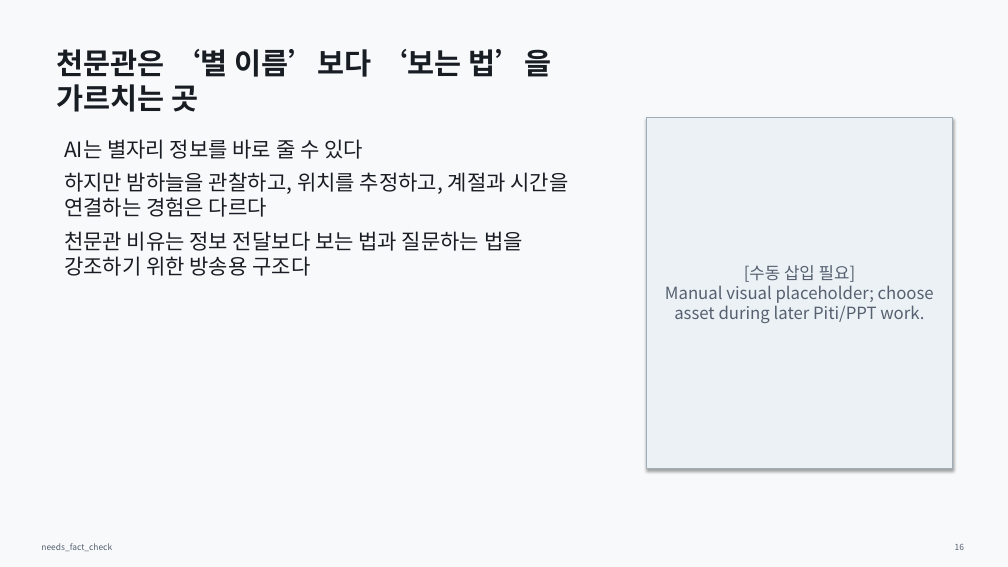
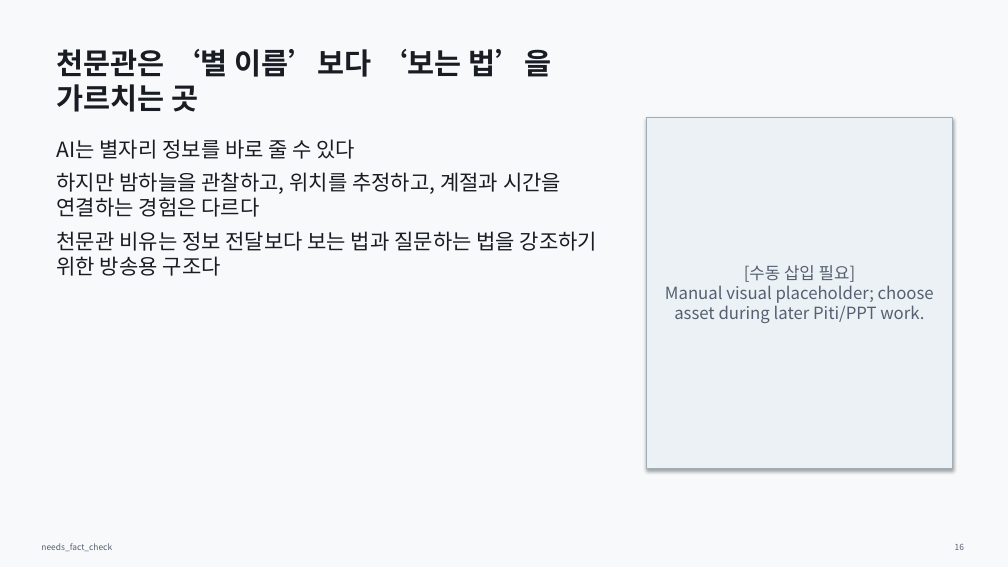
Before and after one commit to Rlearnchan/luddite, a slide deck: slide 16 of outputs/pptx/ai_knowledge_institution_draft.pptx. Drawn at 1008x567 pixels with LibreOffice and Linux fonts; fonts in the diff are those of the drawing. Boxes give left, top, right and bottom in pixels: in the first picture for what was removed or moved away, otherwise in the second. Text is boxed around its words. In the diff, an @@ line names an element or a change of style, - is before the commit and + after.

```diff
--- a/outputs/pptx/ai_knowledge_institution_draft.pptx
+++ b/outputs/pptx/ai_knowledge_institution_draft.pptx
@@ text "AI는 별자리 정보를 바로 줄 ..." rewrapped from box(64, 139, 569, 276) to box(57, 139, 597, 276) @@
```
Also in this commit, not shown: 16 other slides changed, 7 other files.
